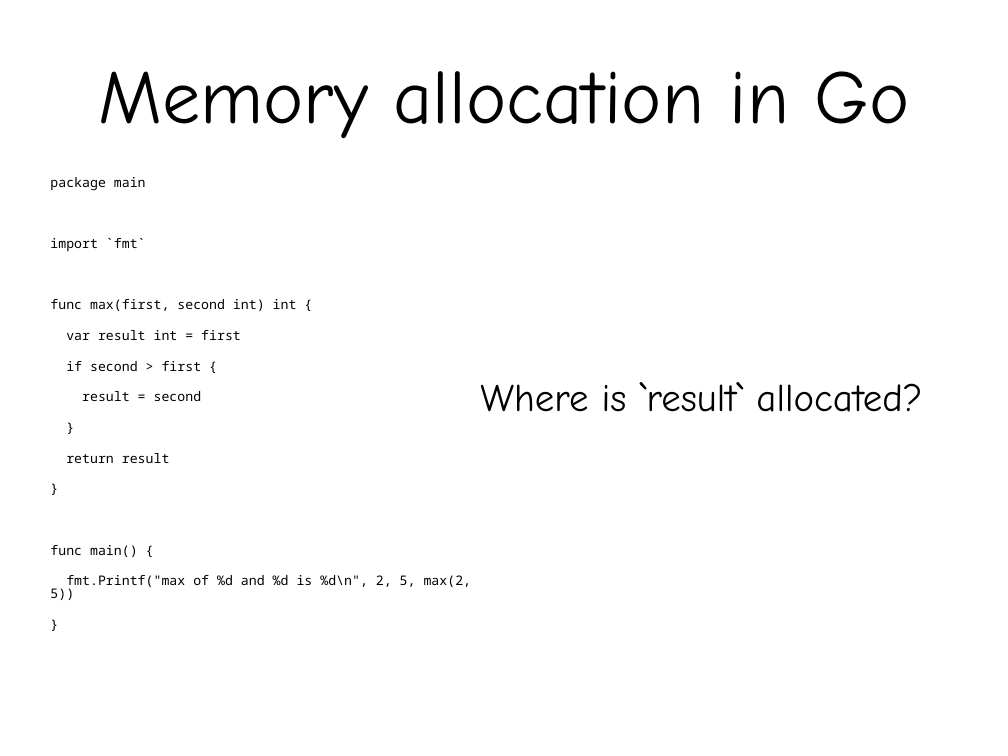
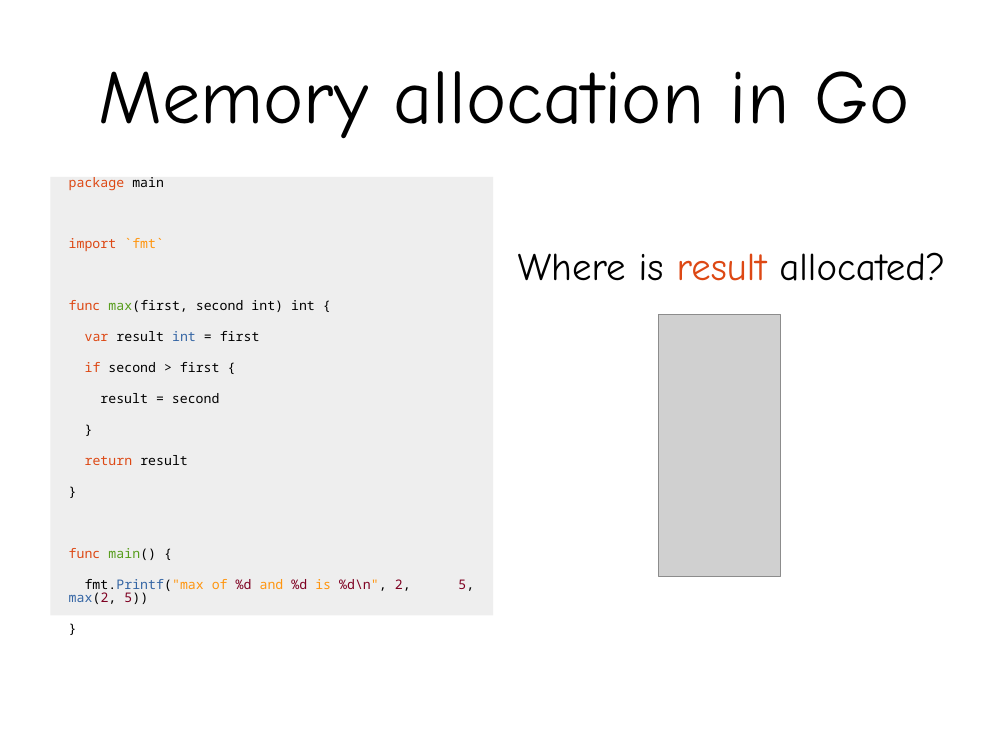
Before and after one commit to exklamationmark/talks, a slide deck: slide 6 of singapore_gophers_apr_2015/talk.odp. Drawn at 1008x756 pixels with LibreOffice and Linux fonts; fonts in the diff are those of the drawing; grey boxes stand for pictures. Boxes give left, top, right and bottom in pixels: in the first picture for what was removed or moved away, otherwise in the second. Text is boxed around its words. In the diff, an @@ line names an element or a change of style, - is before the commit and + after.

```diff
--- a/singapore_gophers_apr_2015/talk.odp
+++ b/singapore_gophers_apr_2015/talk.odp
@@ text "package main": place and size @@
-text "package main" at [50,177,472,600]
+text "package main" at [50,177,493,615]
@@ text "package main" at [50,177,493,615]: text colour #000000 to #DD4814 in "package", "import", "func", "var" and 3 more places; text colour #000000 to #FF950E in "`fmt`", "fmt.Printf("max of and is %d\n","; text colour #000000 to #579D1C in "max(first,", "main()"; text colour #000000 to #3465A4 in "int", "fmt.Printf("max max(2,"; text colour #000000 to #7E0021 in "%d %d %d\n", 2, 5, max(2, 5))"; indent changed; fill none to #EEEEEE @@
@@ text at [518,252,945,281]: text changed @@
-Where is `result` allocated?
+Where is result allocated?
@@ picture added at [659,315,780,576] @@
```
Also in this commit, not shown: 9 other slides changed, 2 slides added, 8 other files.
